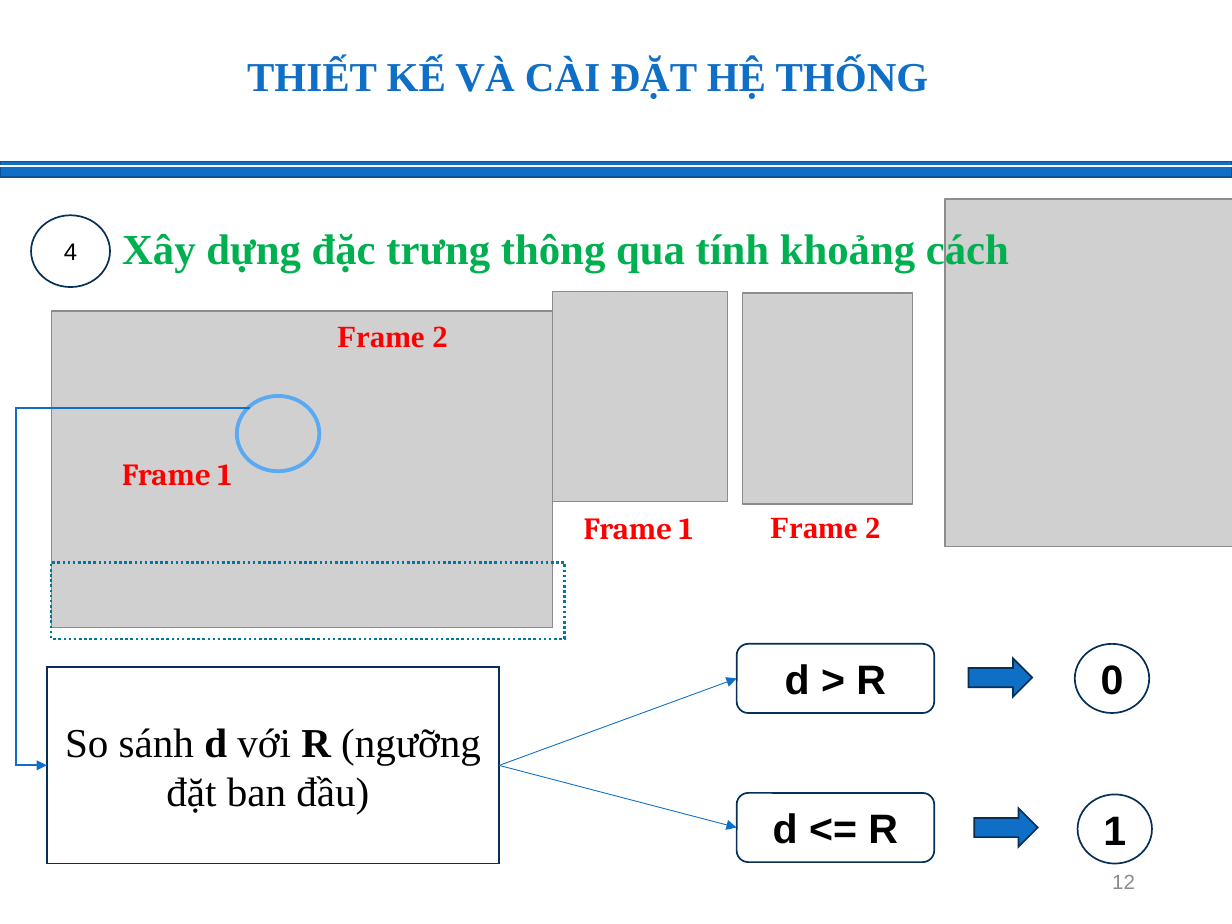
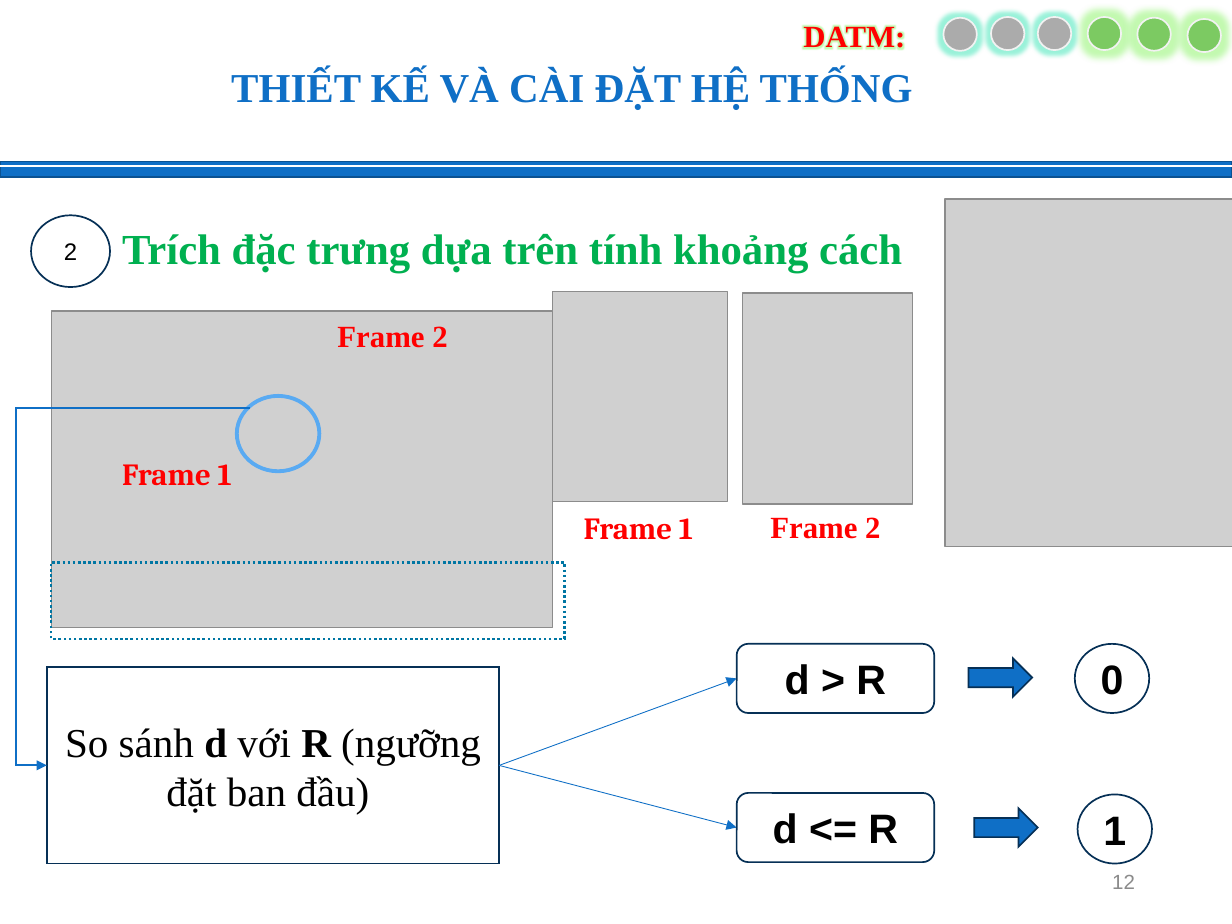
Before and after one commit to tmdat17/DATM_Predict_Person_Sleep_App, a slide deck: slide 12 of DATM.pptx. Drawn at 1232x924 pixels with LibreOffice and Linux fonts; fonts in the diff are those of the drawing; grey boxes stand for pictures; background and template pictures are left out. Boxes give left, top, right and bottom in pixels: in the first picture for what was removed or moved away, otherwise in the second. Text is boxed around its words. In the diff, an @@ line names an element or a change of style, - is before the commit and + after.

```diff
--- a/DATM.pptx
+++ b/DATM.pptx
@@ group added at <box>803,17,1221,53</box>: 6 ellipses, 1 text @@
+DATM:
@@ text "THIẾT KẾ VÀ CÀI ĐẶT ...": place and size @@
-text "THIẾT KẾ VÀ CÀI ĐẶT ..." at <box>247,58,929,98</box>
+text "THIẾT KẾ VÀ CÀI ĐẶT ..." at <box>231,69,913,109</box>
@@ text at <box>122,234,902,272</box>: text changed @@
-Xây dựng đặc trưng thông qua tính khoảng cách
+Trích đặc trưng dựa trên tính khoảng cách
@@ text in ellipse at <box>64,243,77,260</box>: text changed @@
-4
+2
```
Also in this commit, not shown: 24 other slides changed, 3 slides added, 1 other file.
